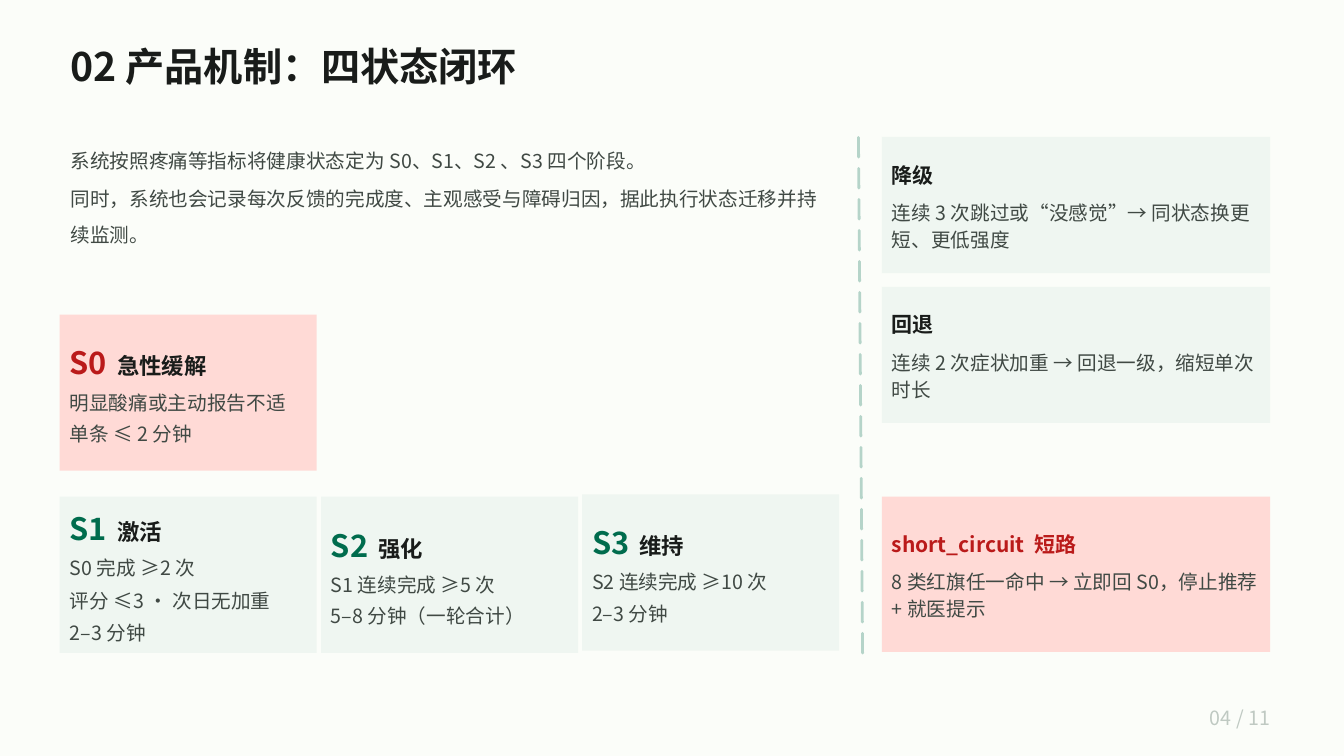
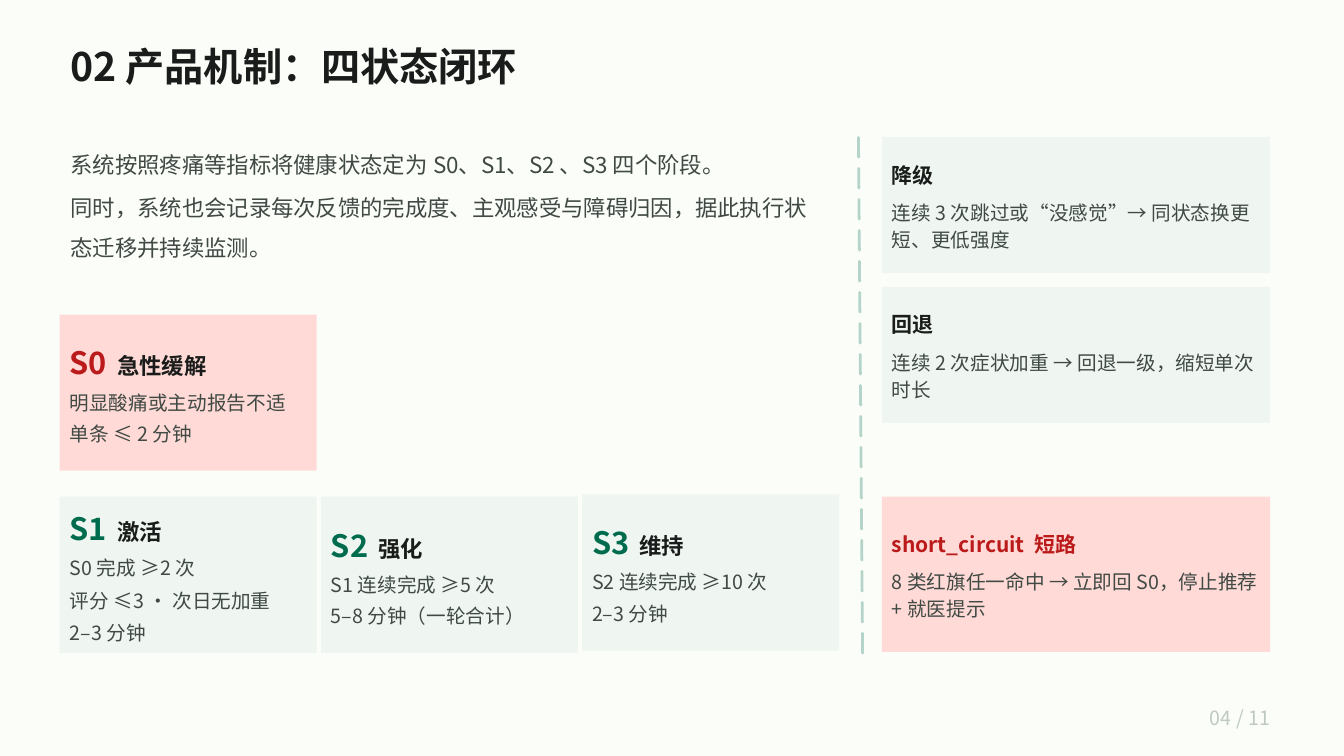
Before and after one commit to FlyGues2889/RiseLoop, a slide deck: slide 4 of docs/submission/RiseLoop-作品介绍.pptx. Drawn at 1344x756 pixels with LibreOffice and Linux fonts; fonts in the diff are those of the drawing. Boxes give left, top, right and bottom in pixels: in the first picture for what was removed or moved away, otherwise in the second. Text is boxed around its words. In the diff, an @@ line names an element or a change of style, - is before the commit and + after.

```diff
--- a/docs/submission/RiseLoop-作品介绍.pptx
+++ b/docs/submission/RiseLoop-作品介绍.pptx
@@ text "系统按照疼痛等指标将健康状态定为 S0、S1、S2 、S3 四个阶段。" at box(71, 154, 807, 258): size 14 to 16 pt @@
```
Also in this commit, not shown: 6 other slides changed, 21 other files.
